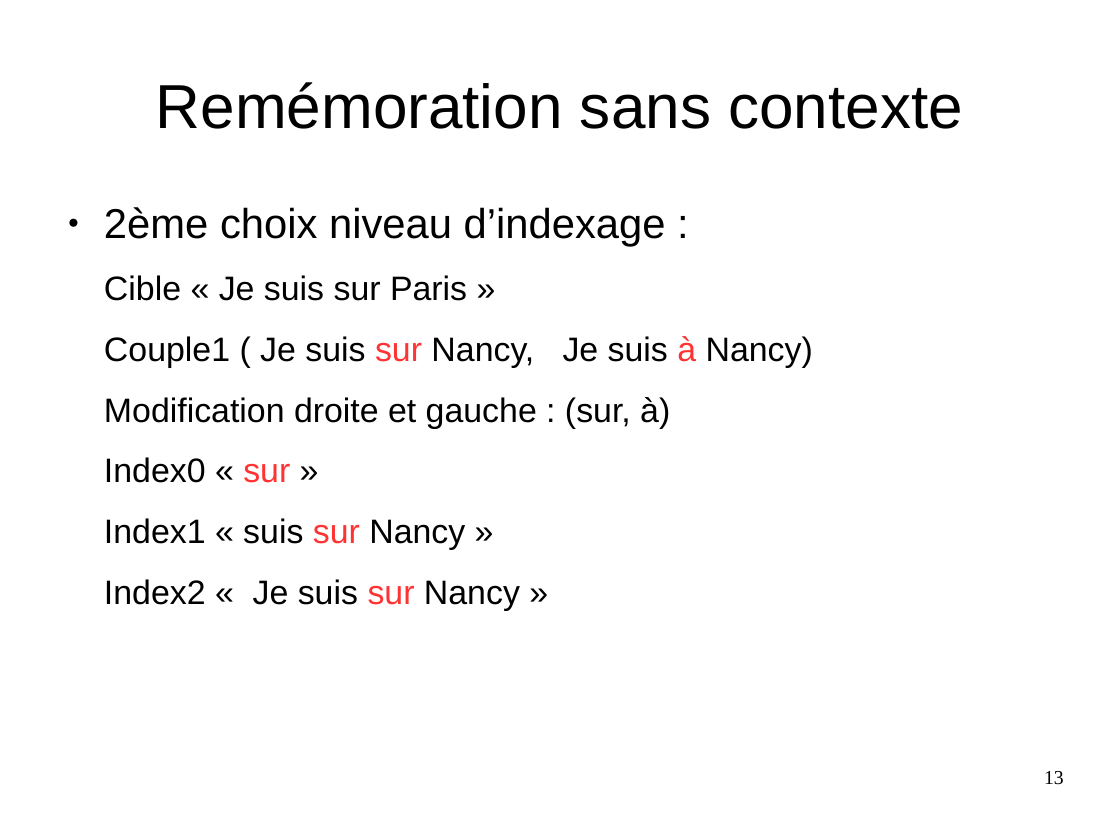
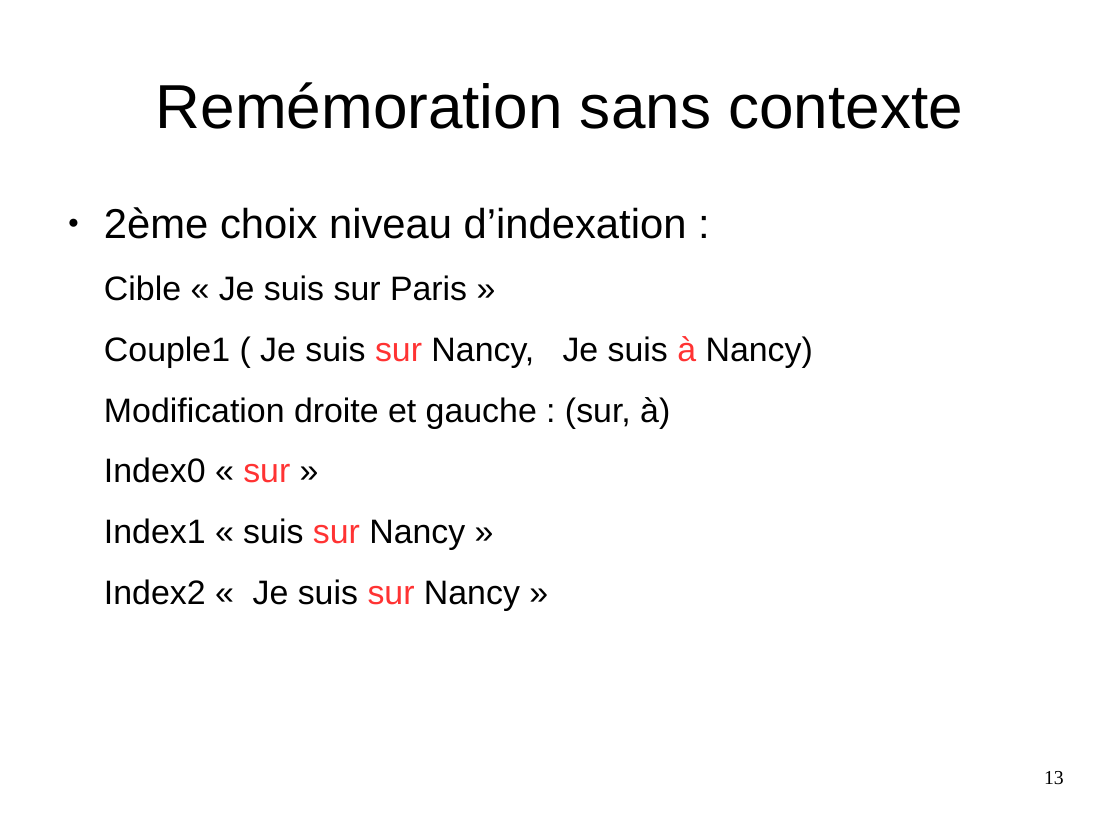
Before and after one commit to Sle3pingForest/StageL3, a slide deck: slide 13 of RapportAndre/Pres.odp. Drawn at 1120x840 pixels with LibreOffice and Linux fonts; fonts in the diff are those of the drawing. Boxes give left, top, right and bottom in pixels: in the first picture for what was removed or moved away, otherwise in the second. Text is boxed around its words. In the diff, an @@ line names an element or a change of style, - is before the commit and + after.

```diff
--- a/RapportAndre/Pres.odp
+++ b/RapportAndre/Pres.odp
@@ text at [104, 207, 687, 239]: text changed @@
-● 2ème choix niveau d’indexage :
+● 2ème choix niveau d’indexation :
```
Also in this commit, not shown: 4 other files.
